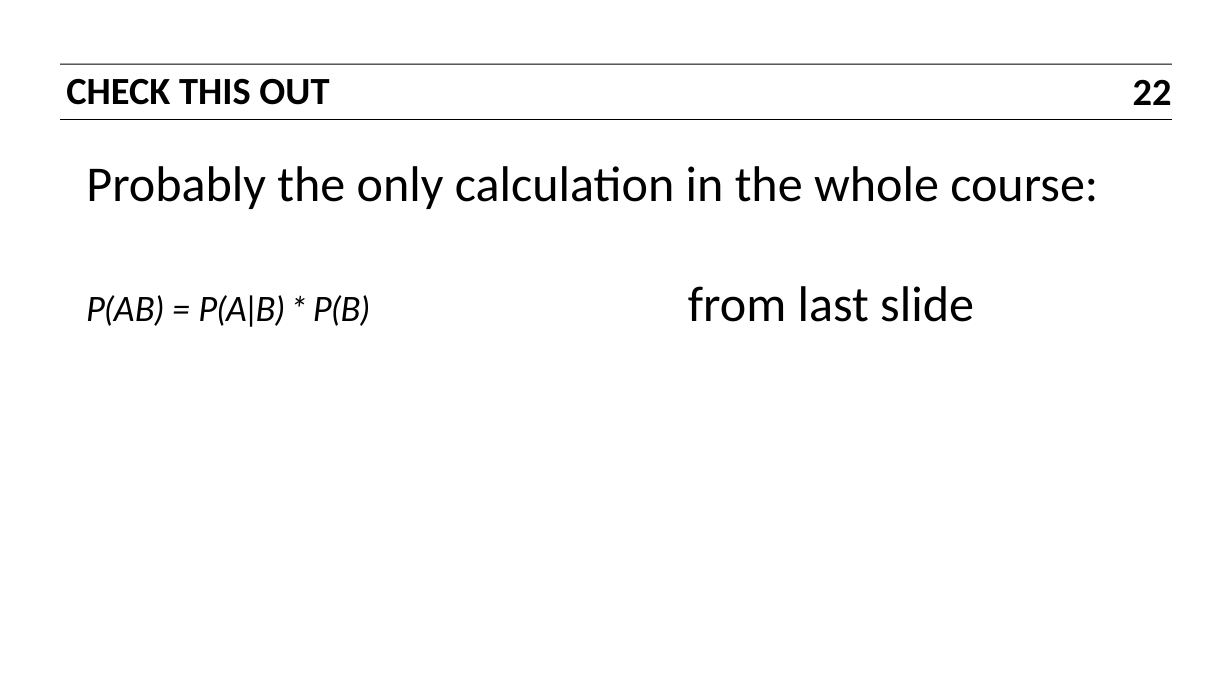
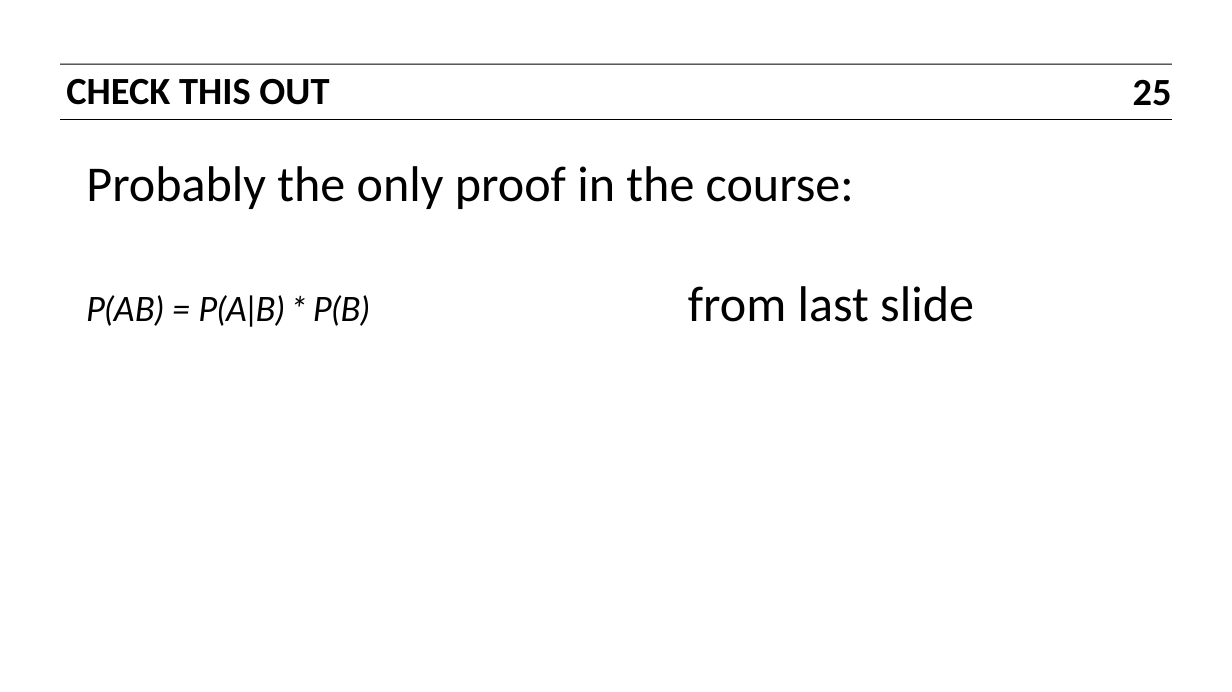
Before and after one commit to ajschumacher/gadsdc, a slide deck: slide 25 of 06_naive_bayes/slides.pptx (slide 22 before the commit). Drawn at 1232x692 pixels with LibreOffice and Linux fonts; fonts in the diff are those of the drawing. Boxes give left, top, right and bottom in pixels: in the first picture for what was removed or moved away, otherwise in the second. Text is boxed around its words. In the diff, an @@ line names an element or a change of style, - is before the commit and + after.

```diff
--- a/06_naive_bayes/slides.pptx
+++ b/06_naive_bayes/slides.pptx
@@ page number at (1133, 79, 1172, 106): text changed @@
-22
+25
@@ text at (86, 166, 854, 209): text changed @@
-Probably the only calculation in the whole course:
+Probably the only proof in the course:
```
Also in this commit, not shown: 19 other slides changed, 3 slides added, 1 other file.
